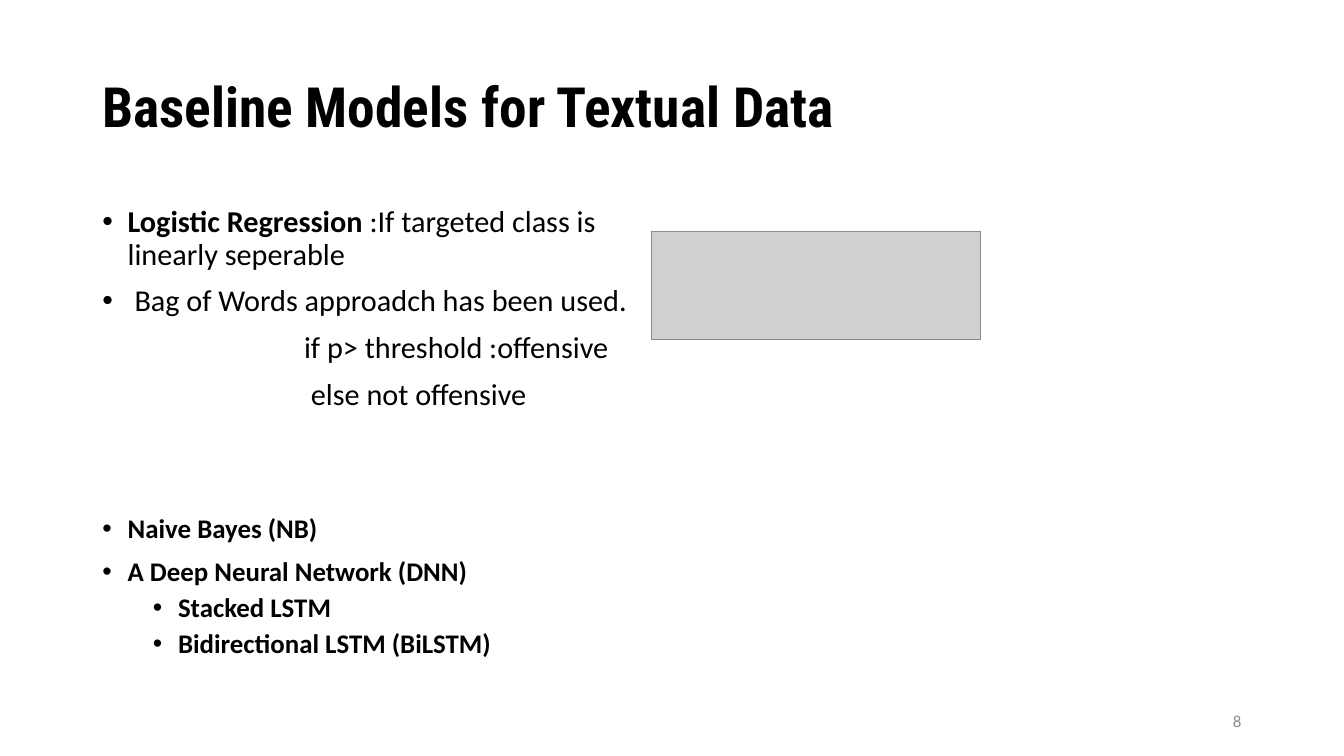
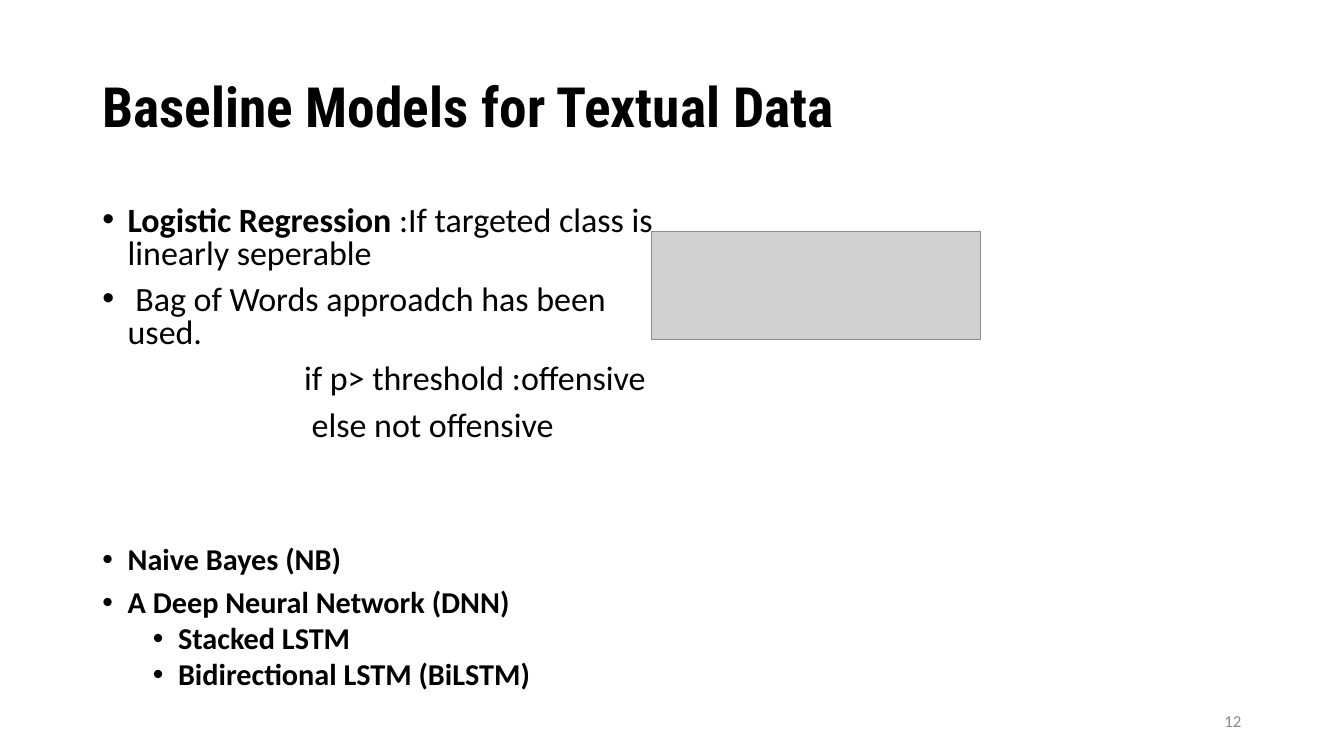
Before and after one commit to VarunBohara/Mini-Project-Documents, a slide deck: slide 12 of Review - 1.pptx (slide 8 before the commit). Drawn at 1344x756 pixels with LibreOffice and Linux fonts; fonts in the diff are those of the drawing; grey boxes stand for pictures. Boxes give left, top, right and bottom in pixels: in the first picture for what was removed or moved away, otherwise in the second. Text is boxed around its words. In the diff, an @@ line names an element or a change of style, - is before the commit and + after.

```diff
--- a/Review - 1.pptx
+++ b/Review - 1.pptx
@@ text "Logistic Regression :If targeted class ..." at (128, 208, 653, 690): size 21.6 to 24.3 pt in "Logistic Regression :If targeted class is linearly ...", "Bag of Words approadch has been used.", "if p> threshold :offensive", "else not offensive"; size 19.2 to 21.6 pt in "Naive Bayes (NB)", "A Deep Neural Network (DNN)", "Stacked LSTM", "Bidirectional LSTM (BiLSTM)"; line spacing 0.9 to 0.8 @@
@@ page number at (1224, 716, 1241, 727): text changed @@
-8
+12
```
Also in this commit, not shown: 2 other slides changed, 7 slides added.
